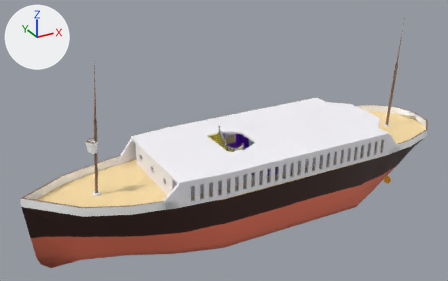
The FBX model Assets/GROUPFOLDER/Prefabs/Ship/P_Ship.fbx, before and after one commit.
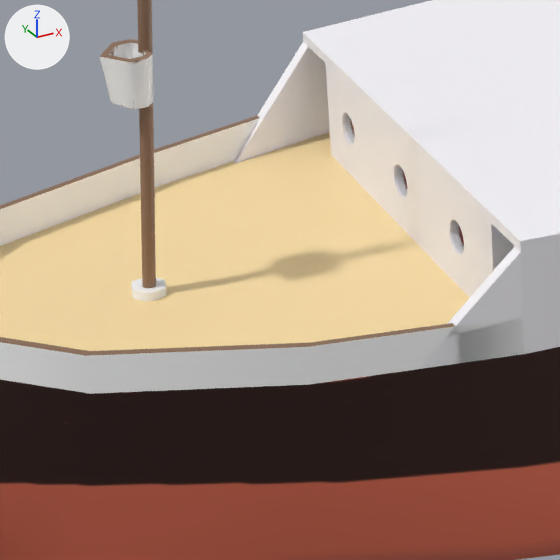
Each version appears first whole from a 50 mm lens placed at (-40.9, -65.1, 36.0), pointed at (-4.5, 1.1, 2.9), and next in a close-up on the part from 14% to 42% of the width and 46% to 90% of the height. Arrows for +X, +Y and +Z are at upper left; the lights stay in place. The older version's two pictures come first. Where no turn or scale is listed for an object, it has been applied to the vertices.

The first close-up shows 'Hull', 'Mast1', 'PRODUCTION-SuperstructureDeck1', 'Railing', 'SuperstructureDeck2', 'Windows'.
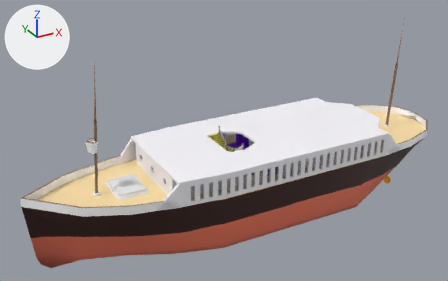
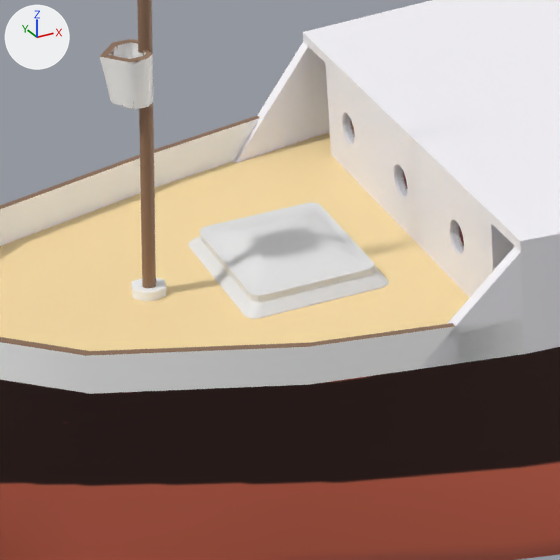
Pixel boxes [x1, y1, x2, y2] of what changed, in the close-ups (560 x 560 px):
```json
{"object": "CargoHatch", "change": "added", "after": [188, 203, 389, 319]}
```

The change, as JSON lines over the scene's bpy script:
```json
{"op": "add", "block": "me_cube_035", "code": ["me_cube_035 = bpy.data.meshes.new('Cube.035')", "me_cube_035.from_pydata(...)  # 160 vertices, 146 faces; spans x -1.23..2.81, y -2.53..2.53, z -1.21..-0.21"]}
{"op": "add", "block": "ob_cargohatch", "code": ["ob_cargohatch = bpy.data.objects.new('CargoHatch', me_cube_035)", "ob_cargohatch.location = (-19.52, 0.0, 1.02)"]}
```
